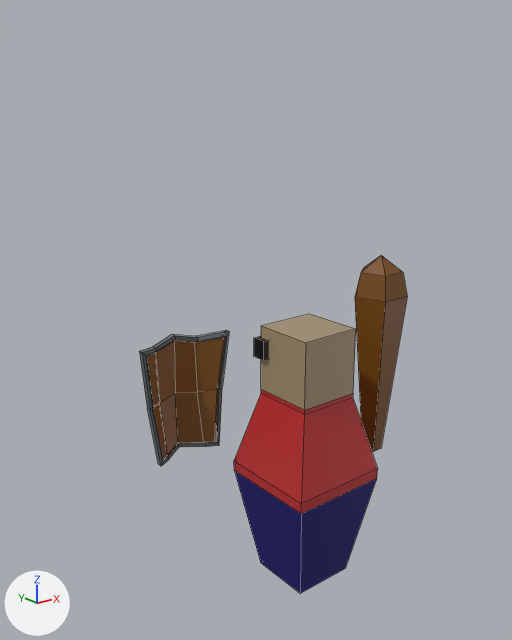
The FBX model Assets/Models/Medieval.fbx_Tank/Medieval.fbx_Tank.fbx: old version first, new version second.
Rendered twice from a camera (50 mm lens) standing at (-3.13, -3.35, 3.37) and looking at (-0.13, 0.4, 1.87). The lights are fixed; the arrows at lower left show +X, +Y and +Z. Mesh edges are drawn as thin lines.

In view in the first picture: 'Club.001', 'LargeMan.001', 'LargeWoodShield.001'.
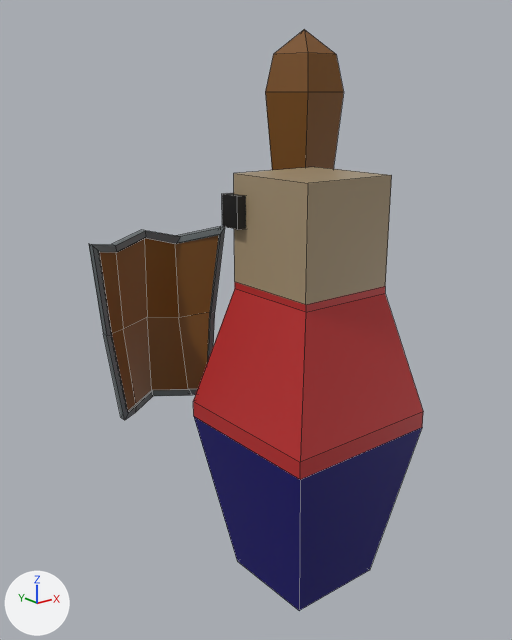
Boxes [x1, y1, x2, y2] around the edits, measured in the pictures (512 x 640 px):
'LargeMan.001', mesh rescaled (60% wider, 58% taller): before [234, 314, 377, 594]; after [193, 167, 423, 611]
'LargeWoodShield.001', mesh rescaled, moved (51% wider, 42% taller): before [139, 330, 229, 466]; after [89, 226, 225, 420]
'Club.001', mesh rescaled, moved: before [355, 255, 407, 452]; after [265, 29, 344, 170]

The change in detail:
me_circle_005 has 78 vertices, 76 faces and spans x -1.049..-0.363, y -0.071..0.135, z 0.988..1.834.
me_circle_005 is used by ob_largewoodshield_001; location (0.0, 0.478, 0.0).
me_circle_005 part 1: the whole mesh is scaled about its middle by (1.56, 1.56, 1.54), then moved by (0.499, 0.36, -0.771).
me_cylinder_012 has 17 vertices, 20 faces and spans x -0.19..0.19, y -0.23..0.14, z -0.23..1.33.
me_cylinder_012 is used by ob_club_001; location (0.705, 0.068, 0.969).
me_cylinder_012 part 3: the whole mesh is scaled about its middle by (1.56, 1.56, 1.54), then moved by (0.28, 0.35, 0.94).
me_cube_001 has 40 vertices, 34 faces and spans x -0.36..0.36, y -0.36..0.36, z 0.0..1.89.
me_cube_001 is used by ob_largeman_001; location (0.0, 0.0, 0.0).
me_cube_001 part 2: the whole mesh is scaled about the mesh origin by (1.56, 1.56, 1.54).
Object 'LargeWoodShield.001' (ob_largewoodshield_001) moves from (0.0, 0.478, 0.0) to (-0.367, 0.653, 1.165).
Object 'Club.001' (ob_club_001) moves from (0.705, 0.068, 0.969) to (0.494, 0.669, 1.189).
